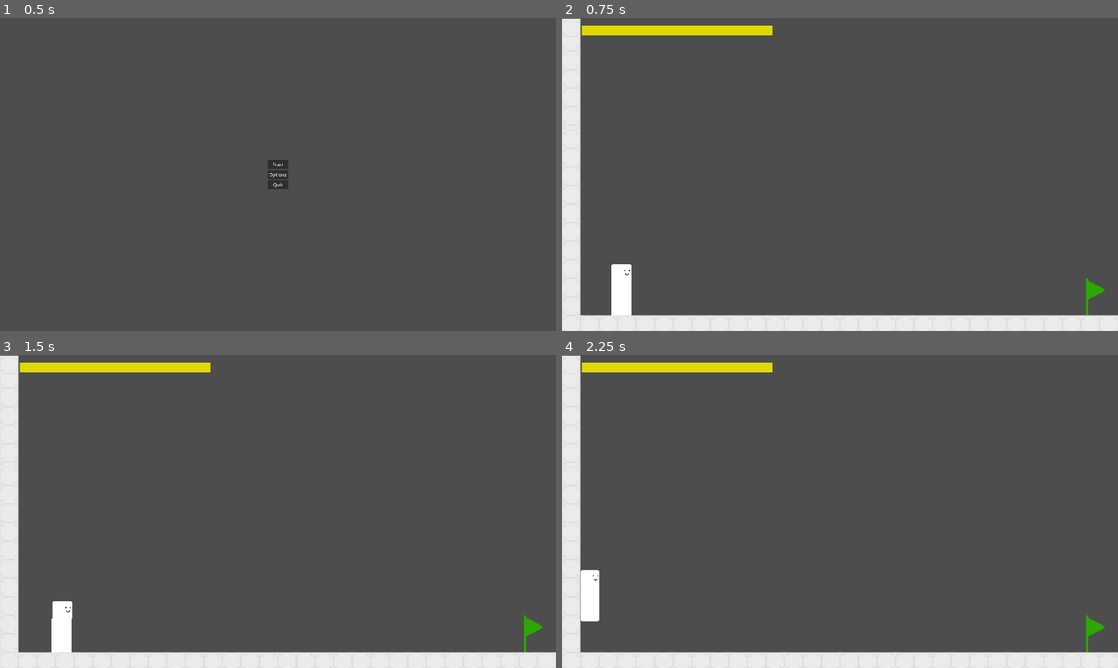
Above: before the commit, frames 1-4 (two rows, left to right).
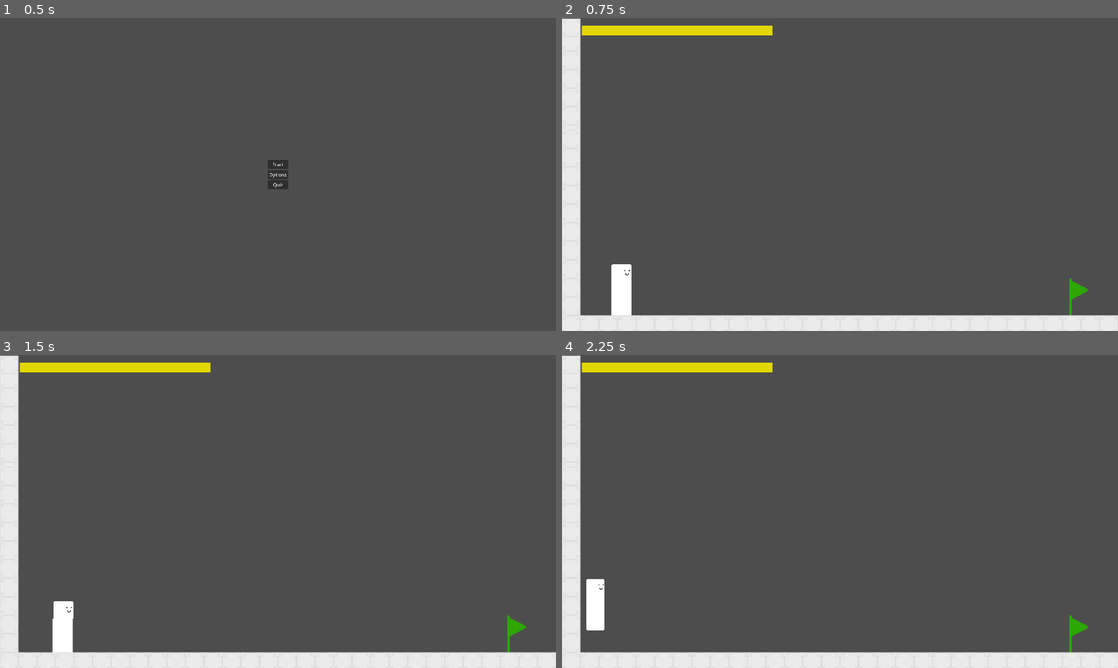
Above: after the commit, the same moments.

Repository: Mysteria0/To-Be-Name-Fighting-Game
Game: Godot game, scene res://menu.tscn
Same seed, same stepped clock (60 frames per second), same inputs: the game is played once before the commit and once after it.
Inputs:
- Up to frame 1 (0.5 s): no input
- Up to frame 2 (0.75 s): click "Start" at 0.5 s
- Up to frame 3 (1.5 s): tap Enter at 1.25 s; hold D (move_right) from 1.28 s (still down); tap U (action_a) at 1.35 s
- Up to frame 4 (2.25 s): keep holding D (move_right); tap Q (move_leftup) at 1.52 s; tap I (action_b) at 2.1 s

Frame 1 is identical in both runs. In frame 2, 0.3% of the frame differs, in the area x 91-98%, y 83-96%; in frame 3, 0.4%; in frame 4, 0.8%, in the area x 3-98%, y 68-96%.

Commit message:
Fixed the main menu not working after dying

Diff:
--- a/Levels.tscn
+++ b/Levels.tscn
@@ -39,12 +39,13 @@
 3:3/0/physics_layer_0/polygon_0/points = PackedVector2Array(-8, -8, 8, -8, 8, 8, -8, 8)
 
 [sub_resource type="TileSet" id="TileSet_oir2h"]
-physics_layer_0/collision_layer = 3
+physics_layer_0/collision_layer = 129
+physics_layer_0/collision_mask = 129
 sources/0 = SubResource("TileSetAtlasSource_14mdu")
 
-[node name="Levels" type="Node2D" unique_id=1548540644]
+[node name="Levels" type="Node2D" unique_id=1548540644 groups=["World"]]
 
-[node name="TileMapLayer" type="TileMapLayer" parent="." unique_id=455951311]
+[node name="TileMapLayer" type="TileMapLayer" parent="." unique_id=455951311 groups=["World"]]
 position = Vector2(0, 2)
 tile_map_data = PackedByteArray("AAAAAA8AAAAAAAAAAAAAABAAAAAAAAEAAAAAABEAAAAAAAIAAAAAABIAAAAAAAMAAAABAA8AAAABAAAAAAABAB …(16048 unchanged characters)…
 tile_set = SubResource("TileSet_oir2h")
--- a/Player.tscn
+++ b/Player.tscn
@@ -146,10 +146,14 @@
 size = Vector2(14.5, 20)
 
 [node name="Player" type="CharacterBody2D" unique_id=560191563 node_paths=PackedStringArray("Hurt_State") groups=["Players"]]
+process_mode = 1
+process_physics_priority = 1
+physics_interpolation_mode = 1
 visible = false
 collision_layer = 3
 collision_mask = 3
 slide_on_ceiling = false
+platform_on_leave = 2
 safe_margin = 0.5
 script = ExtResource("1_kpjcp")
 Max_health = 1000
@@ -246,11 +250,11 @@
 [node name="MovementCode" type="Node" parent="." unique_id=423301028 node_paths=PackedStringArray("parent")]
 unique_name_in_owner = true
 script = ExtResource("28_vd78s")
-PxPerSECGravity = 37
-PxPerSECForward = 35
-PxPerSECBackward = 32
+PxPerSECGravity = 40
+PxPerSECForward = 52
+PxPerSECBackward = 45
 PxPerSECJump = 825
-Horizontaljump = 195
+Horizontaljump = 170
 parent = NodePath("..")
 metadata/_custom_type_script = "uid://c344dhuvt3awv"
 
--- a/Projectile.tscn
+++ b/Projectile.tscn
@@ -40,12 +40,13 @@
 }]
 
 [sub_resource type="RectangleShape2D" id="RectangleShape2D_7rt88"]
-size = Vector2(24.1875, 24.8125)
+size = Vector2(24.09375, 24)
 
 [sub_resource type="RectangleShape2D" id="RectangleShape2D_8apua"]
-size = Vector2(34, 32)
 
 [node name="Projectile" type="RigidBody2D" unique_id=268982929 groups=["Projectiles"]]
+collision_layer = 128
+collision_mask = 128
 collision_priority = 2.0
 gravity_scale = 0.0
 lock_rotation = true
@@ -68,7 +69,7 @@
 shape = SubResource("RectangleShape2D_7rt88")
 debug_color = Color(0.9174988, 0.17165133, 0.5597732, 0.41960785)
 
-[node name="CollisionShape2D" type="CollisionShape2D" parent="." unique_id=1468949701]
+[node name="CollisionShape2D" type="CollisionShape2D" parent="." unique_id=1468949701 groups=["Projectiles"]]
 shape = SubResource("RectangleShape2D_8apua")
 debug_color = Color(0.52409035, 0.57357526, 0, 0.41960785)
 
--- a/Scripts/Main Menu/menu.gd
+++ b/Scripts/Main Menu/menu.gd
@@ -2,7 +2,7 @@
 
 # Called when the node enters the scene tree for the first time.
 func _ready() -> void:
-	pass # Replace with function body.
+	get_tree().paused = false
 
 
 
--- a/Scripts/Projectile enemy/projectile.gd
+++ b/Scripts/Projectile enemy/projectile.gd
@@ -67,6 +67,10 @@
 		dead = true
 
 
-#func _on_body_entered(body: Node) -> void:
-	#if body.
-		#linear_velocity = -projectileMovementvector
+func _on_body_entered(body: Node) -> void:
+	if body is TileMapLayer:
+		$Sprite2D.play("Explode")
+		$Area2D/Hitbox.set_deferred("disabled", true)
+		linear_velocity *= 0
+		disabledtimer = -2
+		dead = true
--- a/Scripts/State Machine/Tsurugi States/tsurugi_hurt.gd
+++ b/Scripts/State Machine/Tsurugi States/tsurugi_hurt.gd
@@ -22,6 +22,9 @@
 		%MovementCode.Move_Character(5)
 	parent.move_and_slide()
 
+	if parent.is_on_floor():
+		parent.velocity *= 0
+
 	if Hitstun > 0:
 		Hitstun -= 1
 		hitstop -= 1
--- a/Scripts/Universal Code/main.gd
+++ b/Scripts/Universal Code/main.gd
@@ -2,7 +2,11 @@
 
 @export var proj_scene: PackedScene
 
+var difficulty : int
 
+func _ready() -> void:
+	get_tree().paused = false
+	difficulty += 1
 
 func _on_projectile_timer_timeout() -> void:
 	var proj = proj_scene.instantiate()
@@ -11,16 +15,29 @@
 	proj_spawn.progress_ratio = randf()
 
 	proj.position = proj_spawn.position
+	var randomproj = randi_range(0,0)
 
-	proj.projectileknockdown = "None"
-	proj.projectileHits = 1
-	proj.projectileDamage = 100
-	proj.projectileMovementvector = Vector2(randf_range(-200,-100),randf_range(-15,15))
-	proj.Hitstop = 4
-	proj.HitstunOnGroundhit = 40
-	proj.HitstunOnAirhit = 60
-	proj.KnockbackOnGroundhit = Vector2i(-65,-35)
-	proj.KnockbackOnAirhit = Vector2i(-900,-120)
+	if randomproj == 0:
+		proj.projectileknockdown = "None"
+		proj.projectileHits = 1
+		proj.projectileDamage = 100
+		proj.projectileMovementvector = Vector2(randf_range(-200,-100),0)
+		proj.Hitstop = 4
+		proj.HitstunOnGroundhit = 40
+		proj.HitstunOnAirhit = 60
+		proj.KnockbackOnGroundhit = Vector2i(-65,-35)
+		proj.KnockbackOnAirhit = Vector2i(-45,-250)
+	if randomproj == 1:
+		proj.projectileknockdown = "Soft"
+		proj.projectileHits = 2
+		proj.projectileDamage = 54
+		proj.projectileMovementvector = Vector2(randf_range(-100,-50),0)
+		proj.Hitstop = 16
+		proj.HitstunOnGroundhit = 100
+		proj.HitstunOnAirhit = 100
+		proj.KnockbackOnGroundhit = Vector2i(-100,-50)
+		proj.KnockbackOnAirhit = Vector2i(-83,-100)
+		proj.modulate = Color(205,128,87)
 	add_child(proj)
 
 
@@ -34,4 +51,5 @@
 	if body.is_in_group("Players"):
 		get_tree().paused = true
 		await get_tree().create_timer(1.0).timeout
-		get_tree().change_scene_to_file('res://menu.tscn')
+		get_tree().change_scene_to_file('res://main.tscn')
+		difficulty += 1
--- a/main.tscn
+++ b/main.tscn
@@ -10,14 +10,14 @@
 [ext_resource type="PackedScene" uid="uid://ckucovdu373to" path="res://Projectile.tscn" id="7_272bh"]
 [ext_resource type="Texture2D" uid="uid://dftog4i84gtot" path="res://Sprites/Flag/Flag.png" id="9_kek77"]
 
-[sub_resource type="Curve2D" id="Curve2D_272bh"]
-_data = {
-"points": PackedVector2Array(0, 0, 0, 0, 1912, 1020, 1.983471, 116.857765, -1.983471, -116.857765, 1912, 827, 0, 0, 0, 0, 1912, 1020)
-}
-point_count = 3
-
 [sub_resource type="RectangleShape2D" id="RectangleShape2D_kek77"]
 size = Vector2(44, 64.5)
+
+[sub_resource type="Curve2D" id="Curve2D_kek77"]
+_data = {
+"points": PackedVector2Array(0, 0, 0, 0, 1759, 1040, 0, 0, 0, 0, 1759, 791)
+}
+point_count = 2
 
 [node name="Main" type="Node2D" unique_id=646643995]
 script = ExtResource("1_272bh")
@@ -51,17 +51,8 @@
 wait_time = 4.0
 autostart = true
 
-[node name="Path2D" type="Path2D" parent="." unique_id=849193828]
-position = Vector2(2041.7666, -503.62418)
-scale = Vector2(-0.07358913, 1.4763155)
-curve = SubResource("Curve2D_272bh")
-
-[node name="PathFollow2D" type="PathFollow2D" parent="Path2D" unique_id=1955235224]
-position = Vector2(1912, 1020)
-rotation = -1.544752
-
-[node name="Goal" type="Sprite2D" parent="." unique_id=1110648054]
-position = Vector2(1815, 962)
+[node name="Goal" type="Sprite2D" parent="." unique_id=1110648054 groups=["Objects"]]
+position = Vector2(1758, 962)
 scale = Vector2(2, 2)
 texture = ExtResource("9_kek77")
 
@@ -70,8 +61,16 @@
 collision_mask = 3
 
 [node name="CollisionShape2D" type="CollisionShape2D" parent="Goal/Area2D" unique_id=1708741707]
-position = Vector2(9, -0.25)
+position = Vector2(9, 0)
 shape = SubResource("RectangleShape2D_kek77")
+
+[node name="Path2D" type="Path2D" parent="." unique_id=970036583]
+position = Vector2(150, -25)
+curve = SubResource("Curve2D_kek77")
+
+[node name="PathFollow2D" type="PathFollow2D" parent="Path2D" unique_id=300441376]
+position = Vector2(1759, 1040)
+rotation = -1.5707964
 
 [connection signal="death" from="Player" to="." method="_on_player_death"]
 [connection signal="timeout" from="ProjectileTimer" to="." method="_on_projectile_timer_timeout"]
--- a/project.godot
+++ b/project.godot
@@ -35,6 +35,8 @@
 
 Players=""
 Projectiles=""
+Objects=""
+World=""
 
 [input]
 
